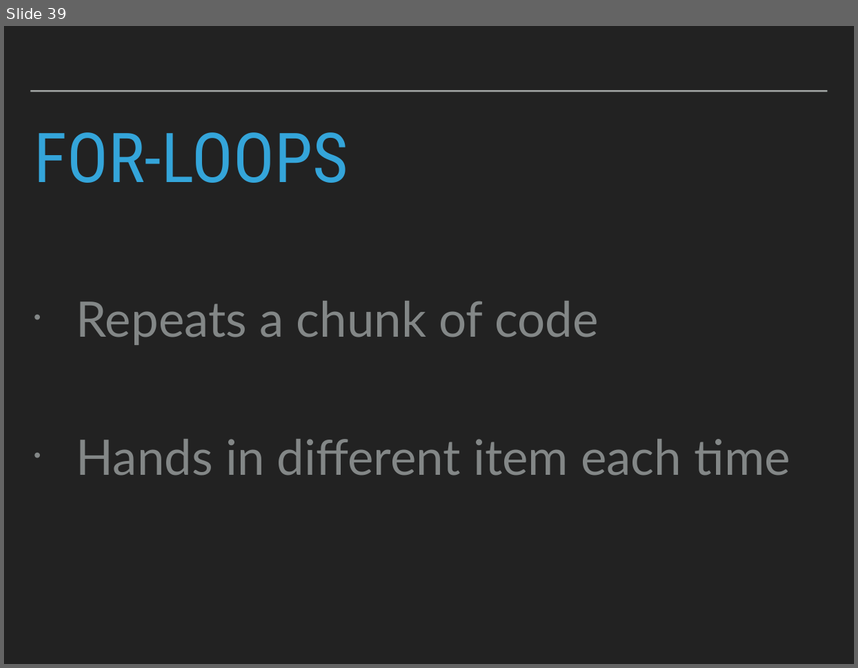
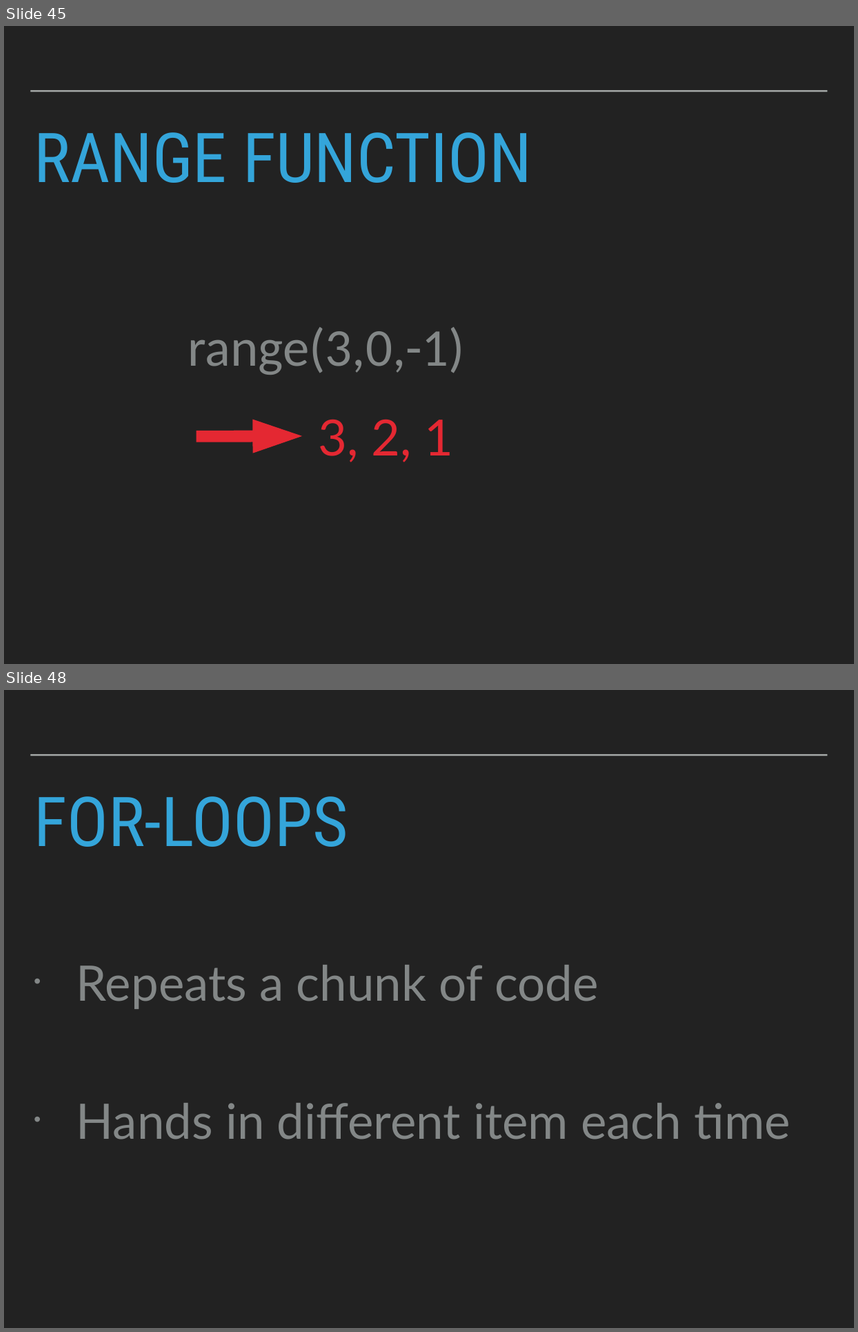
Before and after one commit to robcarrington/Week1_PythonForDataScience, a slide deck: Session2_Slides.pptx. Shown one above the other, each under a label of ours: slide 39 before the commit, slides 45 and 48 after it; the slides between them are not shown. The pictures are 858x668 and 858x1332 pixels, drawn with LibreOffice and Linux fonts; fonts in the diff are those of the drawing. Boxes give left, top, right and bottom in pixels: in the first picture for what was removed or moved away, otherwise in the second. Text is boxed around its words. In the diff, an @@ line names an element or a change of style, - is before the commit and + after.

```diff
--- a/Session2_Slides.pptx
+++ b/Session2_Slides.pptx
@@ slide 45 added at bbox=[4, 26, 854, 664], background #222222; not listed: 1 template element that a slide beside it also shows @@
@@ title added at bbox=[34, 132, 532, 183], 82.8 pt, text #34A5DA @@
+RANGE FUNCTION
@@ text added at bbox=[188, 327, 465, 374], 64 pt, text #838787 @@
+range(3,0,-1)
@@ right arrow added at bbox=[197, 419, 302, 453], fill #E42832 @@
@@ text added at bbox=[319, 419, 453, 462], 60 pt, text #E42832 @@
+3, 2, 1
@@ what was slide 39 is now slide 48 @@
```
Also in this commit, not shown: 8 other slides added, 12 slides removed.
